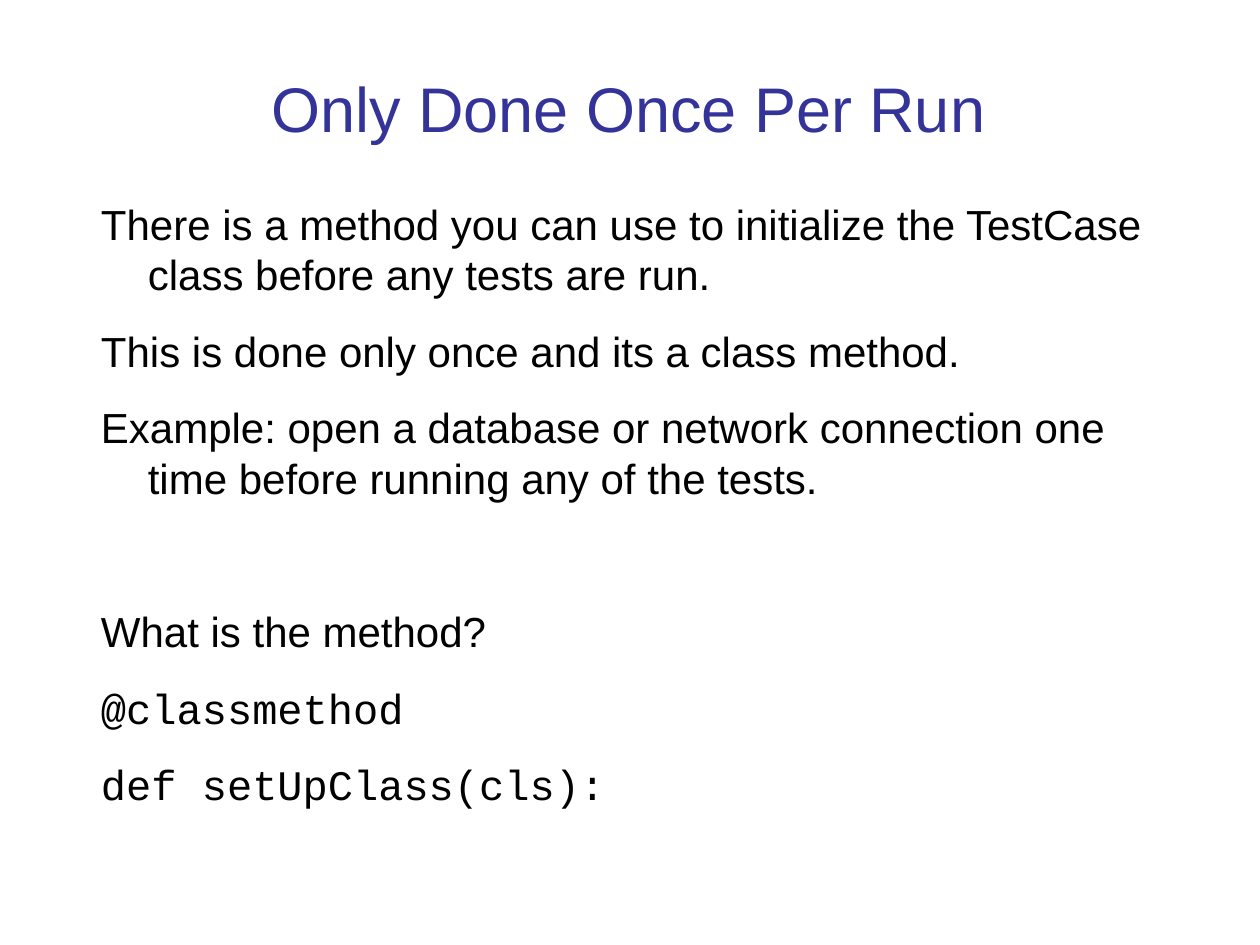
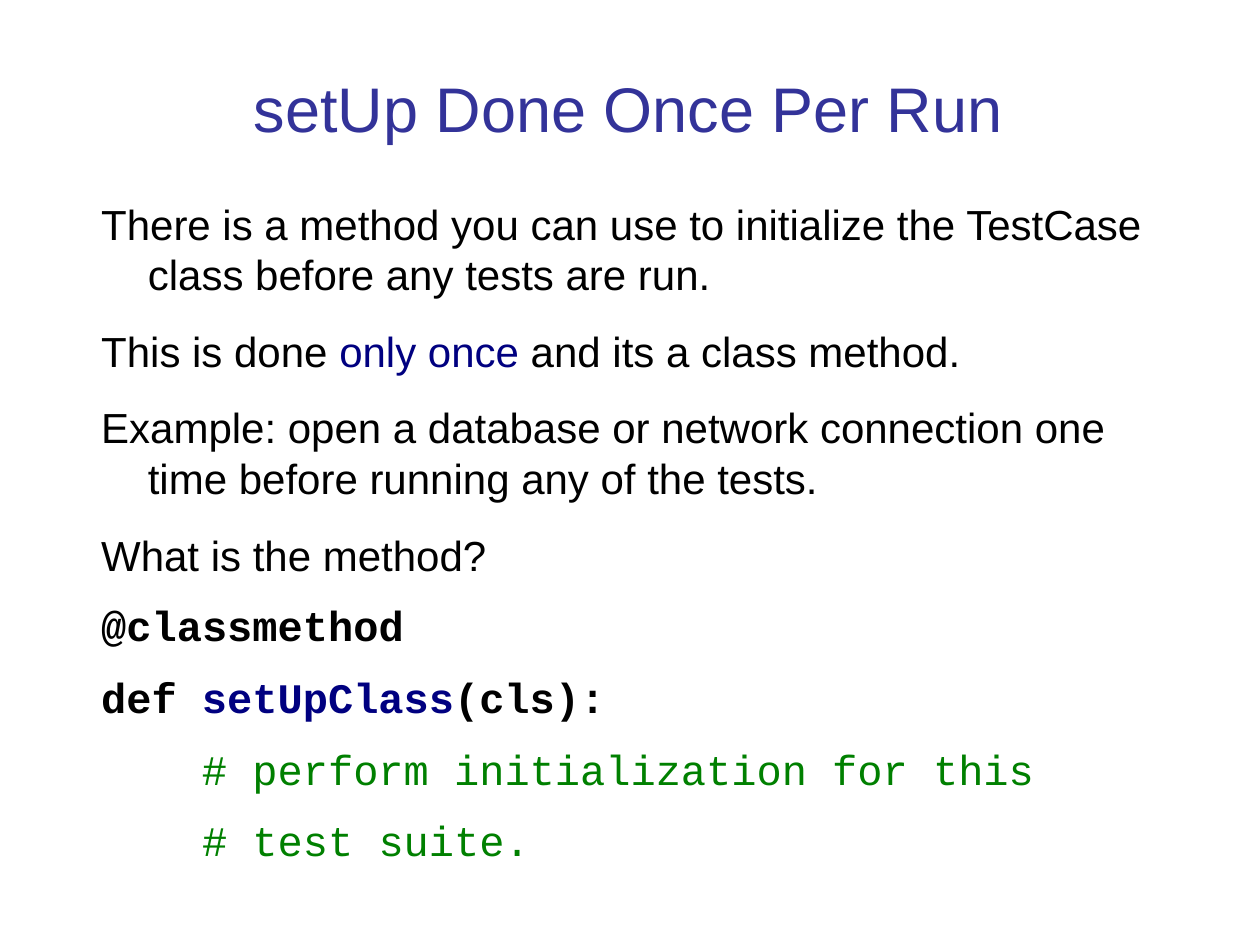
Before and after one commit to cpske/ISP, a slide deck: slide 35 of testing/PythonUnitTesting.ppt (slide 41 before the commit). Drawn at 1260x945 pixels with LibreOffice and Linux fonts; fonts in the diff are those of the drawing. Boxes give left, top, right and bottom in pixels: in the first picture for what was removed or moved away, otherwise in the second. Text is boxed around its words. In the diff, an @@ line names an element or a change of style, - is before the commit and + after.

```diff
--- a/testing/PythonUnitTesting.ppt
+++ b/testing/PythonUnitTesting.ppt
@@ title at (254, 88, 1003, 144): text changed @@
-Only Done Once Per Run
+setUp Done Once Per Run
@@ text at (101, 336, 960, 722): text colour #000000 to #000080 in "only once", "setUpClass(cls):"; bold on in "@classmethod", "def setUpClass(cls):"; line spacing 1 to 0.9 @@
@@ text at (252, 754, 1034, 857): paragraphs added @@
+# perform initialization for this
+# test suite.
```
Also in this commit, not shown: 7 other slides changed, 6 slides removed, 6 other files.
